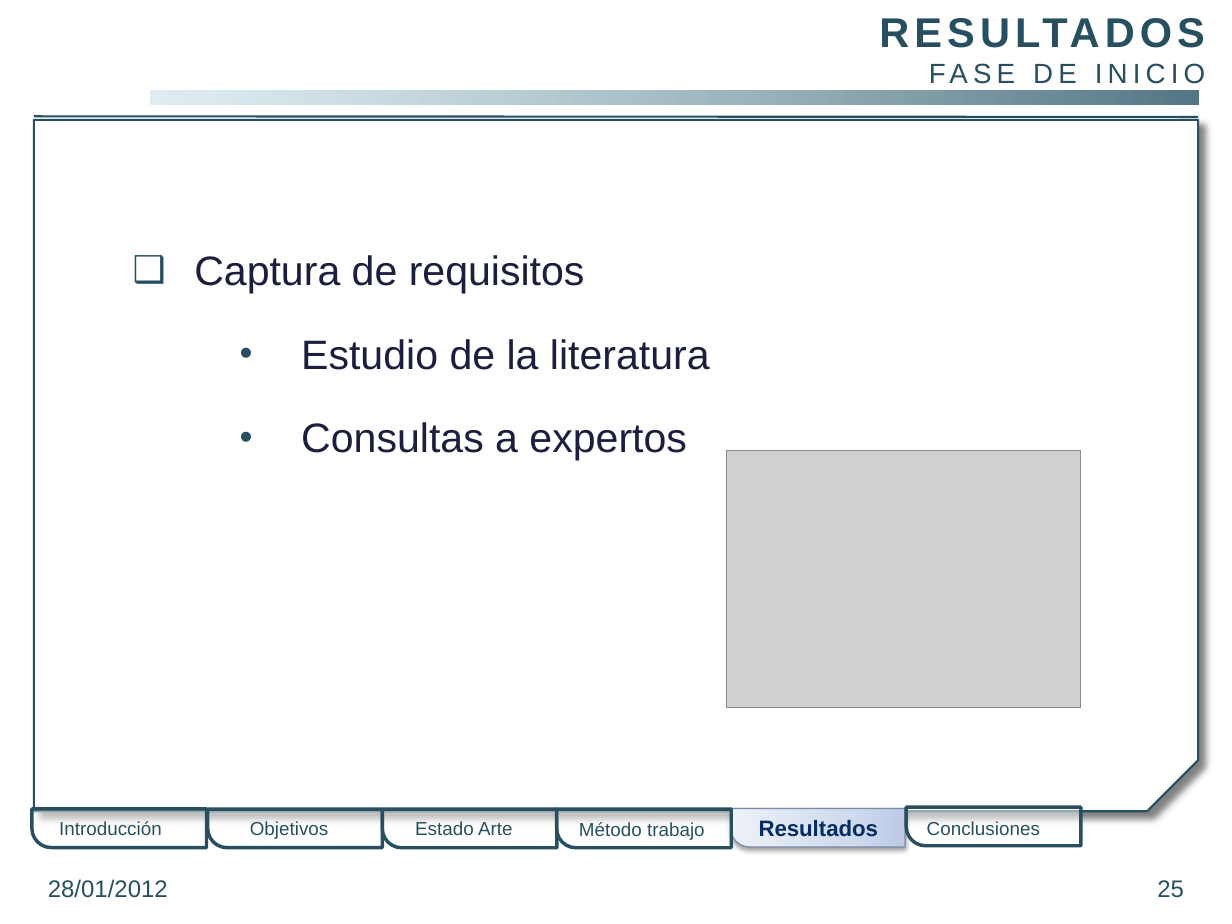
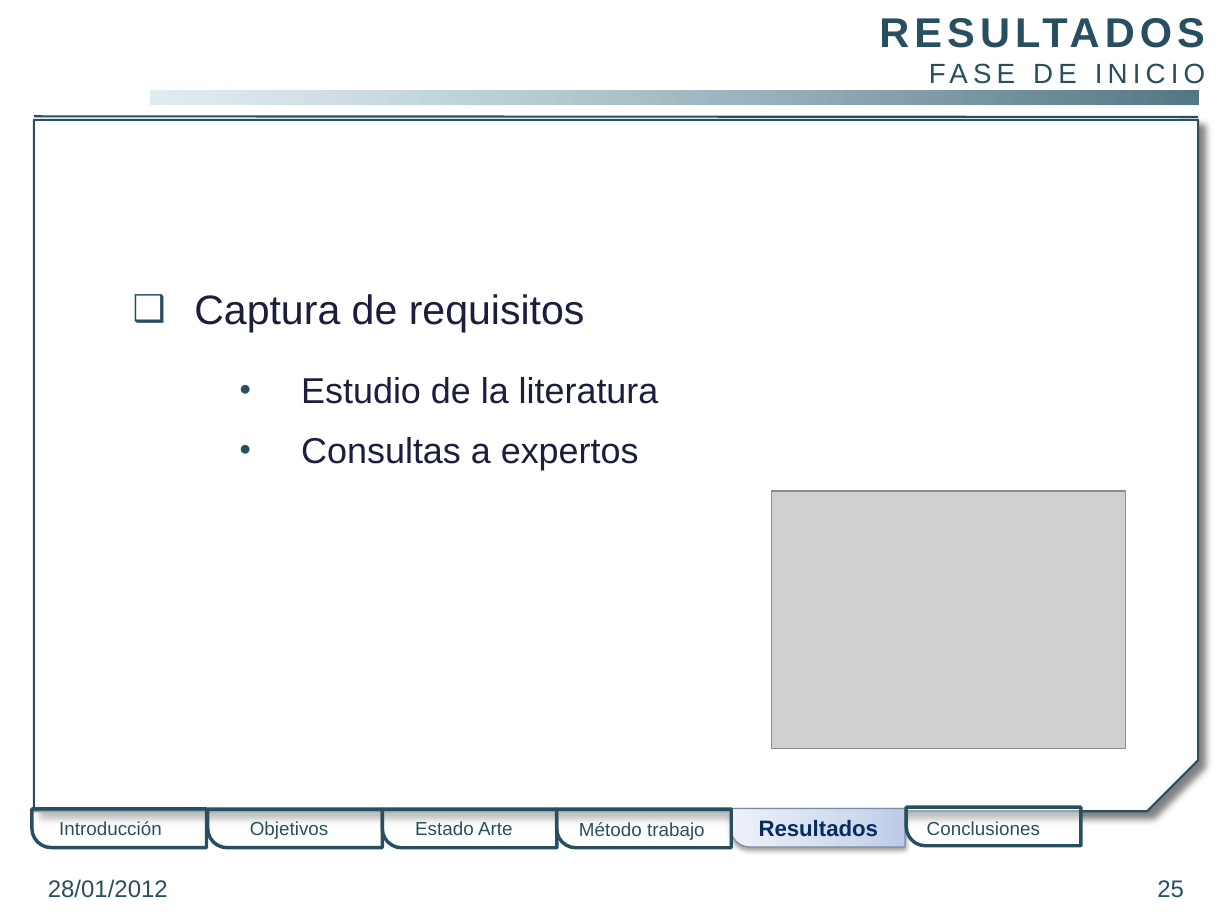
Before and after one commit to gangadhar001/repo-pfc, a slide deck: slide 25 of PFC/Presentacion/PresentacionPFC.pptx. Drawn at 1232x924 pixels with LibreOffice and Linux fonts; fonts in the diff are those of the drawing; grey boxes stand for pictures; background and template pictures are left out. Boxes give left, top, right and bottom in pixels: in the first picture for what was removed or moved away, otherwise in the second. Text is boxed around its words. In the diff, an @@ line names an element or a change of style, - is before the commit and + after.

```diff
--- a/PFC/Presentacion/PresentacionPFC.pptx
+++ b/PFC/Presentacion/PresentacionPFC.pptx
@@ text "Captura de requisitos": place and size @@
-text "Captura de requisitos" at <box>194,255,710,461</box>
+text "Captura de requisitos" at <box>194,294,659,470</box>
@@ text at <box>301,377,659,470</box>: size 24 to 21 pt in "Estudio de la literatura", "Consultas a expertos"; less space between paragraphs @@
@@ picture: place and size @@
-picture at <box>727,451,1080,708</box>
+picture at <box>771,492,1125,749</box>
```
Also in this commit, not shown: 23 other slides changed.
